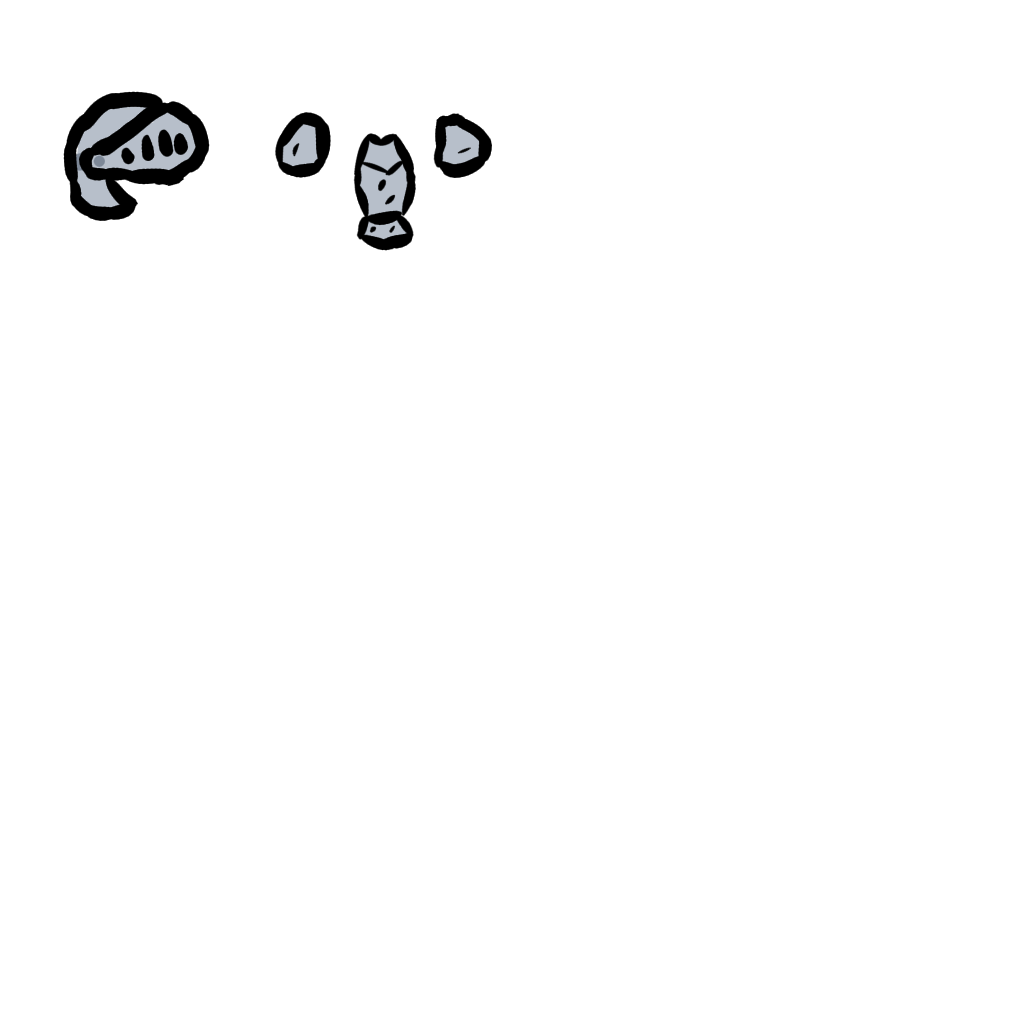
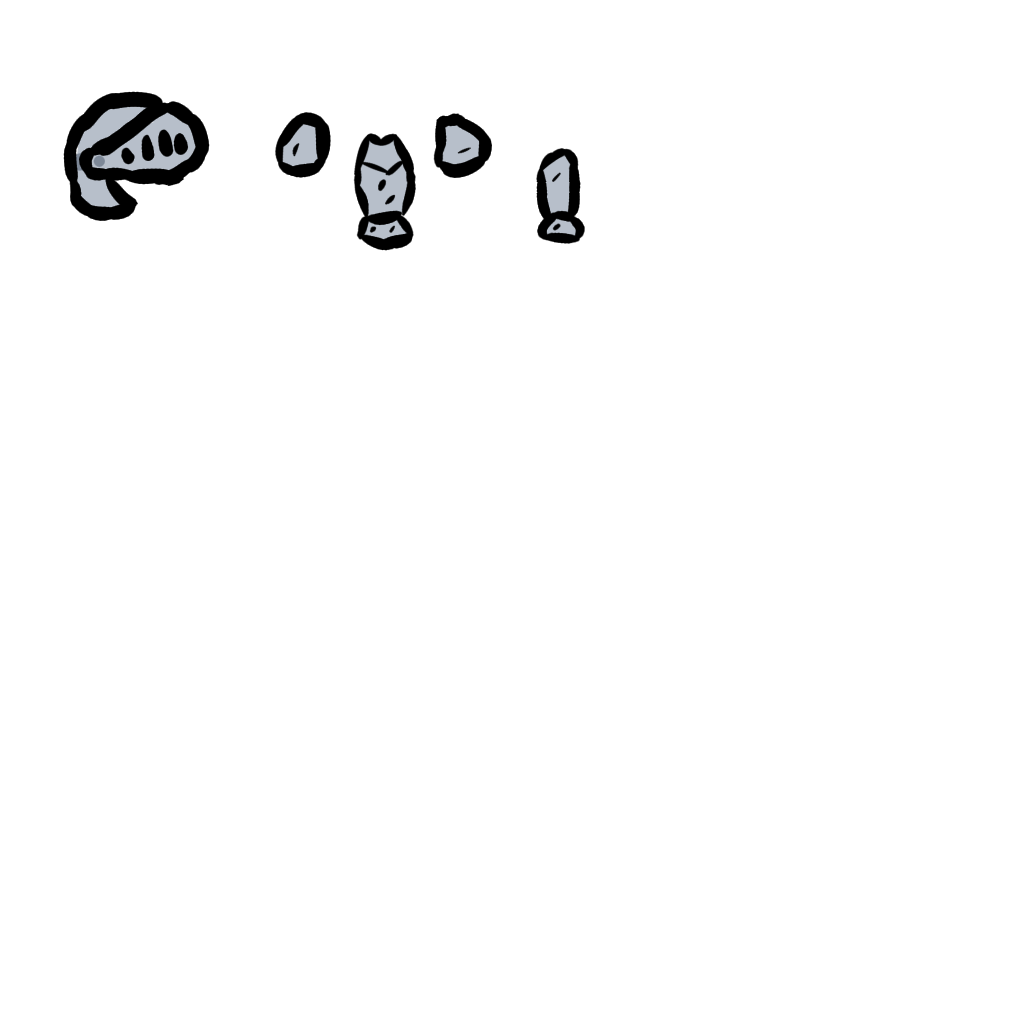
Before/after of a 1024 × 1024 layered artwork. What changed in the layer stack:
added group "Iron Boot" with 3 layers above "Stick FIgure" over bbox(536, 148, 585, 244)
added layer "Outline" (3rd of 3, in "Iron Boot") in group "Iron Boot" over bbox(536, 148, 585, 244)
added layer "Color" (3rd of 3, in "Iron Boot") in group "Iron Boot" over bbox(536, 148, 585, 244)
